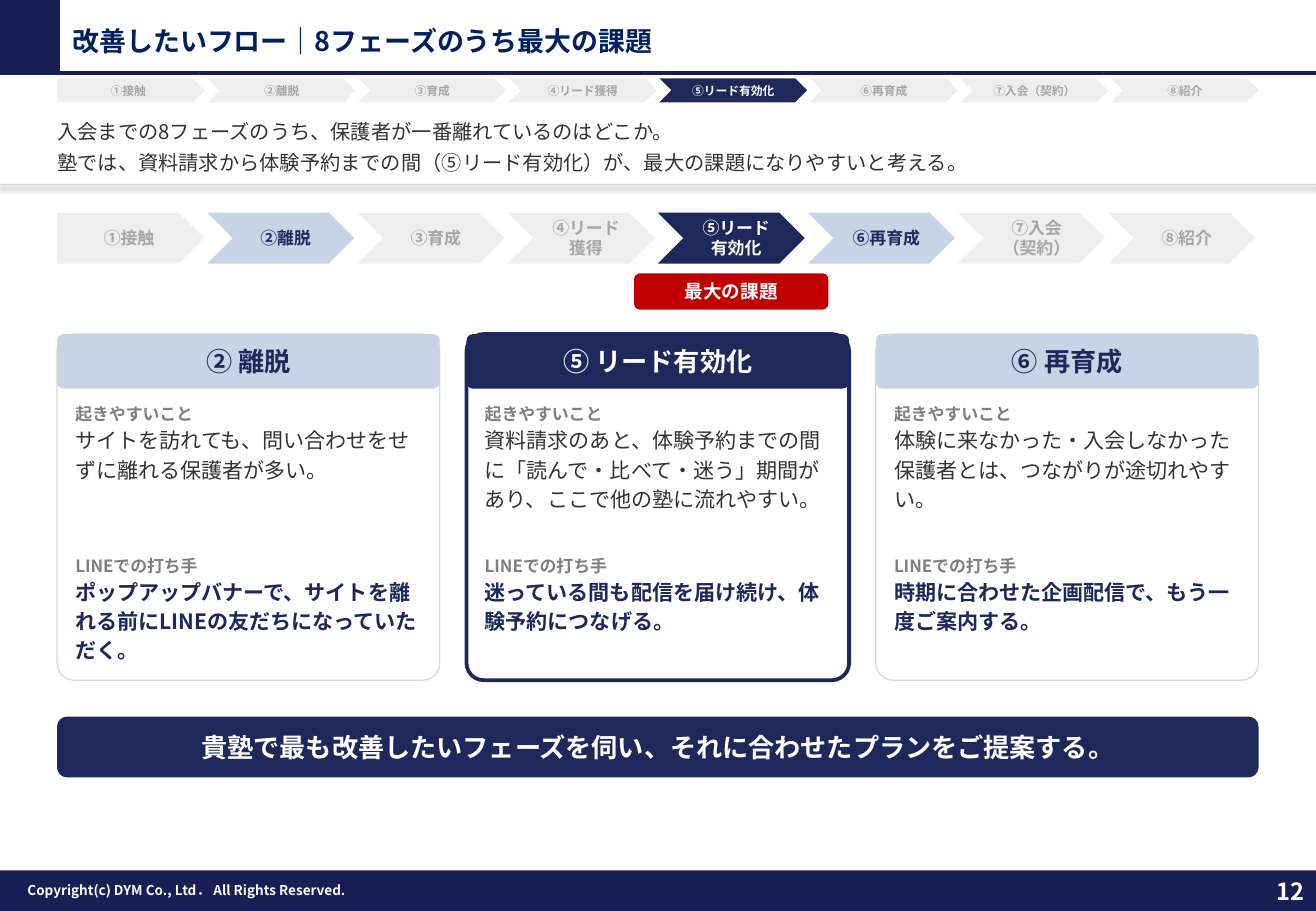
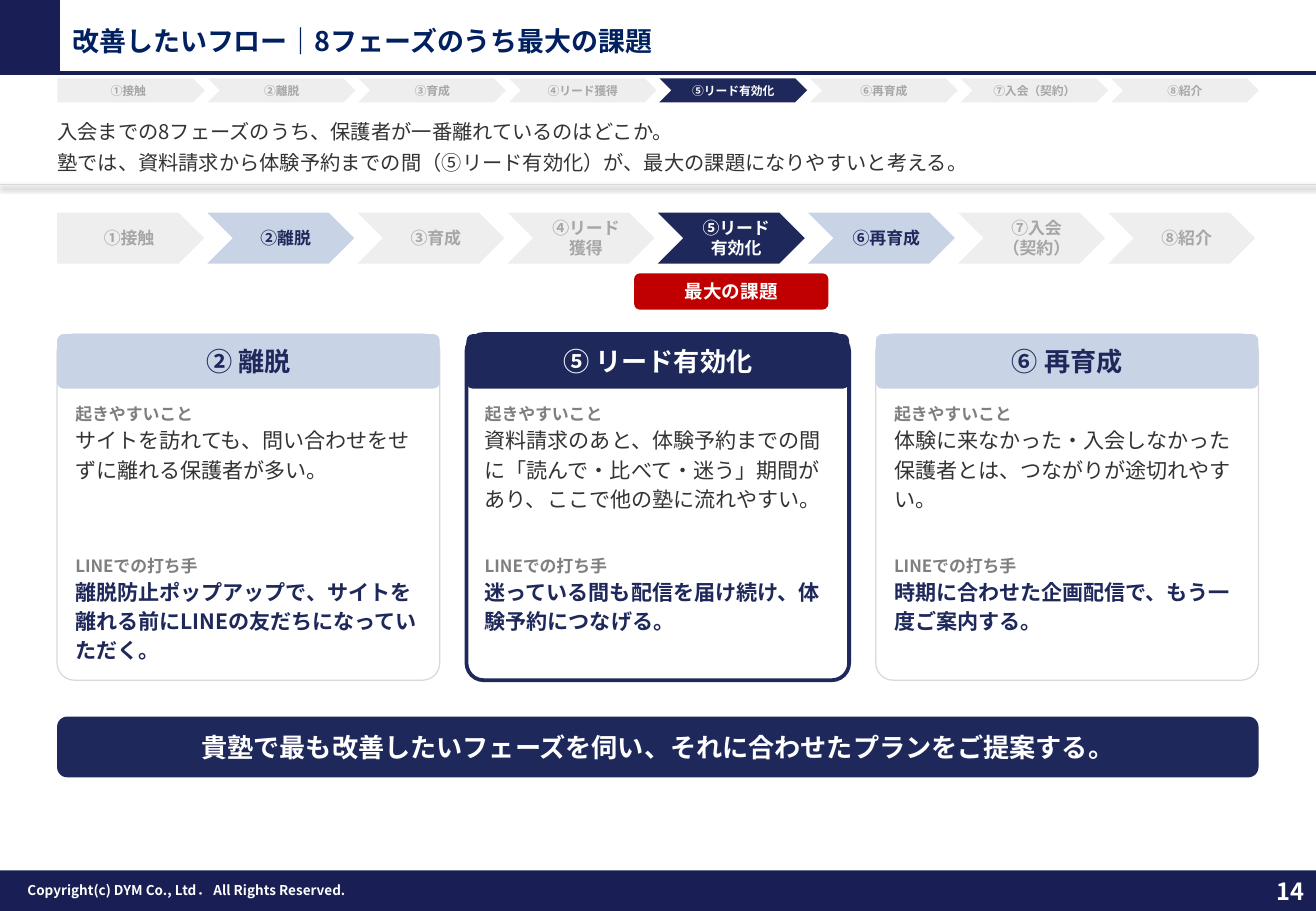
Before and after one commit to tonomura-r-dev/folder, a slide deck: slide 14 of 教育（塾）業界_LINE公式アカウント運用のご提案_新FMT版.pptx (slide 12 before the commit). Drawn at 1316x911 pixels with LibreOffice and Linux fonts; fonts in the diff are those of the drawing; background and template pictures are left out. Boxes give left, top, right and bottom in pixels: in the first picture for what was removed or moved away, otherwise in the second. Text is boxed around its words. In the diff, an @@ line names an element or a change of style, - is before the commit and + after.

```diff
--- a/教育（塾）業界_LINE公式アカウント運用のご提案_新FMT版.pptx
+++ b/教育（塾）業界_LINE公式アカウント運用のご提案_新FMT版.pptx
@@ text at box(75, 581, 417, 660): text changed @@
-ポップアップバナーで、サイトを離れる前にLINEの友だちになっていただく。
+離脱防止ポップアップで、サイトを離れる前にLINEの友だちになっていただく。
@@ page number at box(1276, 882, 1304, 900): text changed @@
-12
+14
```
Also in this commit, not shown: 35 other slides changed, 20 slides added, 4 slides removed, 4 other files.
